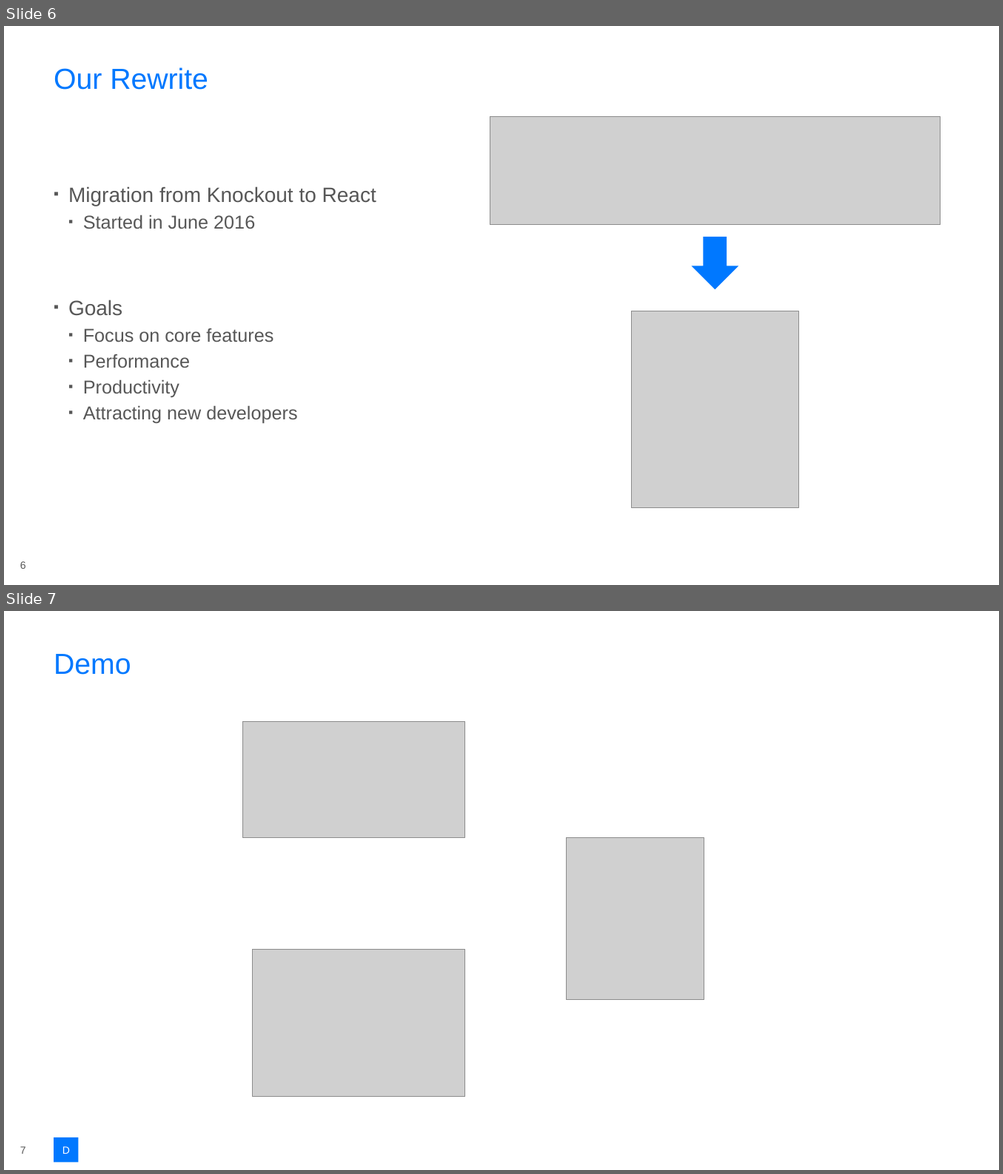
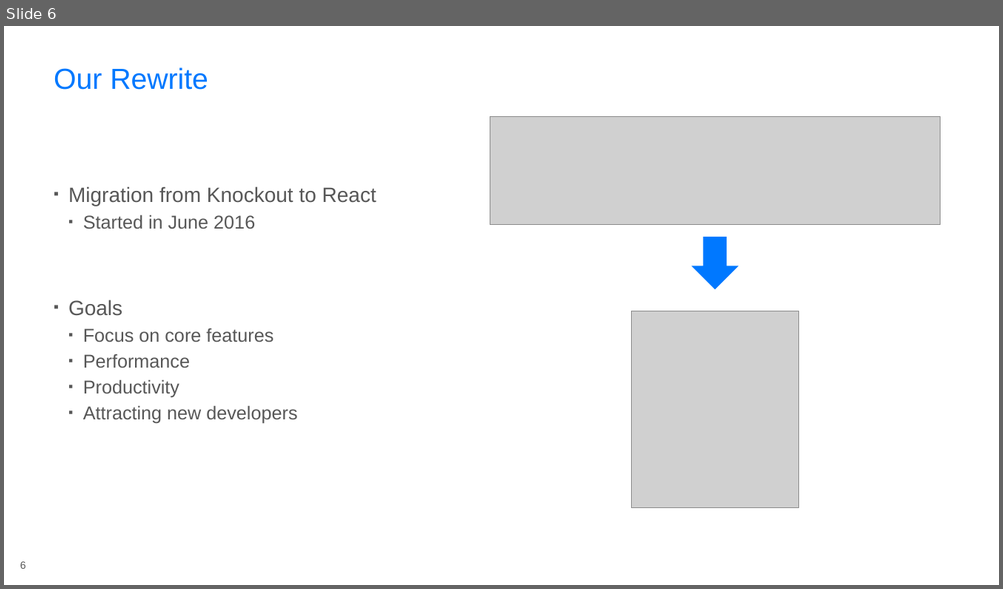
Before and after one commit to rasmuskl/react-webpack-typescript, a slide deck: 20170531-anug-120min/_notes/Presentation.pptx. Shown one above the other, each under a label of ours: slides 6 and 7 before the commit, slide 6 after it. The pictures are 1003x1174 and 1003x589 pixels, drawn with LibreOffice and Linux fonts; fonts in the diff are those of the drawing; grey boxes stand for pictures; background and template pictures are left out. Boxes give left, top, right and bottom in pixels: in the first picture for what was removed or moved away, otherwise in the second. Text is boxed around its words. In the diff, an @@ line names an element or a change of style, - is before the commit and + after.

```diff
--- a/20170531-anug-120min/_notes/Presentation.pptx
+++ b/20170531-anug-120min/_notes/Presentation.pptx
@@ slide 7 removed at bbox=[4, 611, 999, 1170], background #FFFFFF @@
@@ title removed at bbox=[54, 654, 131, 675] @@
-Demo
@@ picture removed at bbox=[243, 721, 465, 838] @@
@@ picture removed at bbox=[566, 838, 703, 999] @@
@@ picture removed at bbox=[253, 950, 465, 1097] @@
@@ rectangle removed at bbox=[54, 1138, 79, 1162] @@
-D
@@ page number removed at bbox=[20, 1147, 26, 1154] @@
-7
```
Also in this commit, not shown: 8 slides changed.
